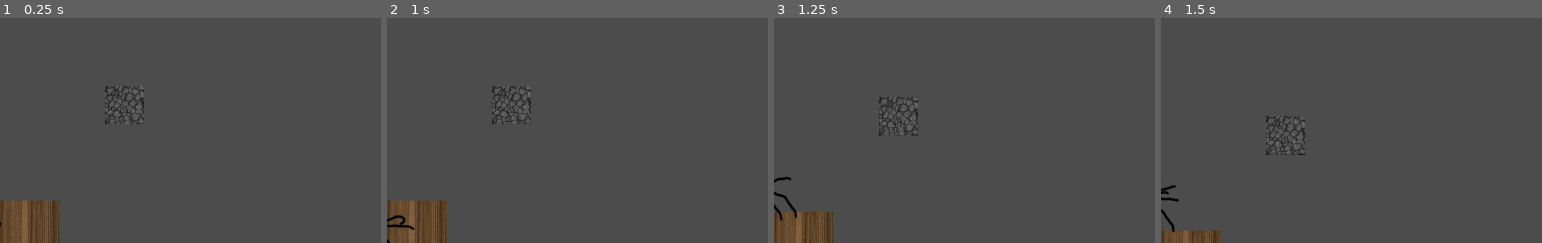
Above: before the commit, frames 1-4 (left to right).
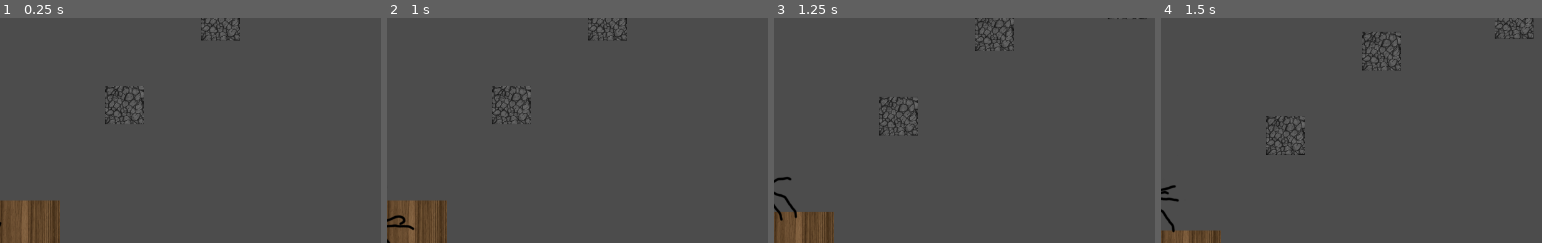
Above: after the commit, the same moments.

Repository: MarmotaGames/aracnotopia
Game: Godot game, scene res://levels/newWebTest/SpidermanTest.tscn
The game is run twice, just before and just after one commit, with the same random seed, the same clock (stepped at 60 frames per second) and the same inputs. This scene is started directly instead of the project's main scene. The engine's default icon, where the game draws it, is replaced by a stand-in: a white triangle on a blue panel in a dark square.
Inputs (mouse positions are % of the whole screen's width and height, from its top left):
- Up to frame 1 (0.25 s): no input
- Up to frame 2 (1 s): tap Enter at 0.5 s; move the mouse to (47, 70) at 0.52 s; press the mouse at (47, 70) at 0.53 s; hold Up (ui_up) from 0.53 s (still down)
- Up to frame 3 (1.25 s): keep holding Up (ui_up)
- Up to frame 4 (1.5 s): keep holding Up (ui_up); move the mouse to (83, 65) at 1.27 s; release the mouse at (83, 65) at 1.28 s; tap Ctrl (attachOrDetachFromArea) at 1.35 s
The pictures show only the part of the screen within x 14-64%, y 0-50%; the shares and areas given below are measured in that part.

The runs differ from the first frame. In frame 1, 0.2% of the frame differs, in the area x 52-63%, y 0-11%; in frame 2, 0.2%; in frame 3, 0.3%; in frame 4, 0.6%, in the area x 52-98%, y 0-24%.

Commit message:
Playing around with the interplay of the web, player and contact area scripts

Diff:
--- a/GodotProject/areas/ContactArea.gd
+++ b/GodotProject/areas/ContactArea.gd
@@ -35,6 +35,18 @@
 			spiderNode.spiderIsLaunchingWeb = false
 			if spiderNode.spiderIsFalling:
 				spiderNode.spiderIsFalling = false
+
+			webNode.stonePinJointNode = stonePinJointNode
+			#webNode.positionSprite("down")
+			var stonePinJointPosition
+			var webPosition2DTop = get_node("../../Web/Sprite/Position2DTop").get_global_position()
+			if webTopInStone(webPosition2DTop):
+				stonePinJointPosition = webPosition2DTop
+			else:
+				stonePinJointPosition = spiderNode.result.position
+
+
+			stonePinJointNode.set_global_position(stonePinJointPosition)
 			stonePinJointNode.set_node_b("../../Web")
 			webPinJointNode.set_node_b("../../Spider")
 
@@ -43,3 +55,11 @@
 
 
 			webNode.set_gravity_scale(5)
+
+func webTopInStone(webPosition2DTop):
+	var stonePosition = get_parent().get_global_position()
+	var halfsize = get_parent().scale.x * 512 / 2
+	if webPosition2DTop.x < stonePosition.x + halfsize and webPosition2DTop.x > stonePosition.x - halfsize and webPosition2DTop.y < stonePosition.y + halfsize and webPosition2DTop.y > stonePosition.y - halfsize:
+		return true
+	else:
+		return false
--- a/GodotProject/levels/newWebTest/SpidermanTest.tscn
+++ b/GodotProject/levels/newWebTest/SpidermanTest.tscn
@@ -82,3 +82,15 @@
 [node name="Stone6" parent="." index="8" instance=ExtResource( 3 )]
 
 position = Vector2( 1539.75, 115.962 )
+
+[node name="Stone7" parent="." index="9" instance=ExtResource( 3 )]
+
+position = Vector2( 528.942, 484.953 )
+
+[node name="Stone8" parent="." index="10" instance=ExtResource( 3 )]
+
+position = Vector2( 740.597, 433.33 )
+
+[node name="Stone9" parent="." index="11" instance=ExtResource( 3 )]
+
+position = Vector2( 983.225, 397.194 )
--- a/GodotProject/player/Player_rigido.gd
+++ b/GodotProject/player/Player_rigido.gd
@@ -155,13 +155,14 @@
 
 					webNode.set_gravity_scale(0)
 
-					target = get_global_mouse_position()
-					var space_state = get_world_2d().direct_space_state
-					result = space_state.intersect_ray(position,target, [self], collision_mask)
+					if not webInit:
+						target = get_global_mouse_position()
+						var space_state = get_world_2d().direct_space_state
+						result = space_state.intersect_ray(position,target, [self], collision_mask)
 					if result and not webInit:
 						pos = result.position
-						stone = result.collider
-						makeWeb(pos,stone)
+						#stone = result.collider
+						#makeWeb(pos,stone)
 						webInit = true
 
 
@@ -209,8 +210,9 @@
 		spiderCollisionNode.set_disabled(false)
 
 func matchWebRotationWhenAttaching():
-	if justAttached:
-		self.rotation_degrees = lastWebRotationDegrees
+	pass
+#	if justAttached:
+#		self.rotation_degrees = lastWebRotationDegrees
 
 func setPhysicsPropertiesWhenAttached():
 	if isAttached():
@@ -267,9 +269,13 @@
 func applyImpulseWhenBeingLaunched():
 	if spiderOnWeb:
 		if dirKeys[2] and abs(self.rotation_degrees) <= maxImpulseAngle:
-			webNode.apply_impulse(webNode.position,Vector2(-swingImpulse,0))
+			webNode.apply_impulse(position,Vector2(-swingImpulse,0))
+			#apply_impulse(position,Vector2(-swingImpulse,0))
 		if dirKeys[3] and abs(self.rotation_degrees) <= maxImpulseAngle:
-			webNode.apply_impulse(webNode.position,Vector2(swingImpulse,0))
+			webNode.apply_impulse(position,Vector2(swingImpulse,0))
+			#apply_impulse(position,Vector2(swingImpulse,0))
+		webNode.stretch("up")
+		webNode.stretch("down")
 
 func repositionSpiderWhenStretchingWeb(state):
 	if spiderOnWeb:
--- a/GodotProject/player/Player_rigido.tscn
+++ b/GodotProject/player/Player_rigido.tscn
@@ -77,6 +77,7 @@
 
 [node name="SpiderFallingArea" type="Area2D" parent="." index="1"]
 
+editor/display_folded = true
 position = Vector2( 0, 26.3761 )
 scale = Vector2( 0.500001, 0.500001 )
 input_pickable = true
@@ -99,6 +100,7 @@
 
 [node name="AnimatedSprite" type="AnimatedSprite" parent="." index="2"]
 
+editor/display_folded = true
 scale = Vector2( 0.3, 0.3 )
 frames = SubResource( 2 )
 animation = "default"
@@ -157,3 +159,8 @@
 wait_time = 0.1
 one_shot = true
 autostart = false
+
+[node name="Spinneret" type="Position2D" parent="." index="5"]
+
+position = Vector2( 0, -54 )
+_sections_unfolded = [ "Transform" ]
--- a/GodotProject/web/Web.gd
+++ b/GodotProject/web/Web.gd
@@ -1,6 +1,7 @@
 extends RigidBody2D
 
 onready var spiderNode = get_node("../Spider")
+onready var spinneretNode = get_node("../Spider/Spinneret")
 onready var stonePinJointNode = null
 
 onready var spriteScale = $Sprite.get_scale()
@@ -27,8 +28,9 @@
 		spriteScale.y -= stretchSpeed
 	elif direction == "launch" and spriteScale.y < launchLimit:
 		spriteScale.y += webLaunchSpeed
-	elif spriteScale.y > launchLimit:
+	elif spriteScale.y > launchLimit: #atirou e não attachou em nada
 		if spiderNode.spiderIsLaunchingWeb:
+			# desinstanciar a teia
 			spiderNode.spiderIsLaunchingWeb = false
 			spiderNode.spiderOnWeb = false
 			spiderNode.failedLaunch = true
@@ -46,13 +48,14 @@
 
 	positionSprite(direction)
 
-	$PinJoint2D.set_global_position(bottomPosition)
+	#$PinJoint2D.set_global_position(bottomPosition)
 
 func positionSprite(direction):
-	if spiderNode.spiderIsLaunchingWeb:
-		if spriteScale.y > launchLimit:
-			return
+#	if spiderNode.spiderIsLaunchingWeb:
+#		if spriteScale.y > launchLimit:
+#			return
 
+	"""
 	var spiderPosition = spiderNode.get_global_position()
 	var spritePosition = $Sprite.get_global_position()
 
@@ -74,6 +77,23 @@
 	$Sprite.set_global_position(spritePosition)
 	$CollisionShape2D.set_global_position(spritePosition)
 	$Polygon2D.set_global_position(spritePosition)
+	"""
+	var offset
+	if direction == "launch":
+		offset = spiderNode.position - $Sprite/Position2DBottom.get_global_position()
+
+	if direction == "down" or direction == "up":
+		offset = stonePinJointNode.get_global_position() - $Sprite/Position2DTop.get_global_position()
+
+	var spritePosition = $Sprite.get_global_position()
+	spritePosition += offset
+	$Sprite.set_global_position(spritePosition)
+	$CollisionShape2D.set_global_position(spritePosition)
+	$Polygon2D.set_global_position(spritePosition)
+
+	if not direction == "launch":
+		$PinJoint2D.set_global_position(spiderNode.position)
+
 
 func processStrechInput():
 	if spiderNode.spiderOnWeb:
--- a/GodotProject/web/Web.tscn
+++ b/GodotProject/web/Web.tscn
@@ -1,7 +1,9 @@
-[gd_scene load_steps=5 format=2]
+[gd_scene load_steps=7 format=2]
 
 [ext_resource path="res://web/Web.gd" type="Script" id=1]
 [ext_resource path="res://assets/web/newWeb.png" type="Texture" id=2]
+[ext_resource path="res://assets/web/Ball.png" type="Texture" id=3]
+[ext_resource path="res://icon.png" type="Texture" id=4]
 
 [sub_resource type="RectangleShape2D" id=1]
 
@@ -38,7 +40,6 @@
 
 [node name="Sprite" type="Sprite" parent="." index="0"]
 
-editor/display_folded = true
 position = Vector2( 4.76837e-07, 0 )
 scale = Vector2( 0.3, 0.05 )
 texture = ExtResource( 2 )
@@ -50,12 +51,7 @@
 scale = Vector2( 1, 1.25 )
 _sections_unfolded = [ "Transform" ]
 
-[node name="Position2DBottom" type="Position2D" parent="Sprite" index="1"]
-
-position = Vector2( 0, 116.5 )
-_sections_unfolded = [ "Transform" ]
-
-[node name="WebArea" type="Area2D" parent="Sprite" index="2"]
+[node name="WebArea" type="Area2D" parent="Sprite" index="1"]
 
 scale = Vector2( 3, 2 )
 input_pickable = true
@@ -73,6 +69,15 @@
 shape = SubResource( 1 )
 _sections_unfolded = [ "Transform" ]
 
+[node name="Position2DBottom" type="Position2D" parent="Sprite" index="2"]
+
+position = Vector2( 0, 116.5 )
+_sections_unfolded = [ "Transform" ]
+
+[node name="Sprite" type="Sprite" parent="Sprite/Position2DBottom" index="0"]
+
+texture = ExtResource( 3 )
+
 [node name="CollisionShape2D" type="CollisionShape2D" parent="." index="1"]
 
 scale = Vector2( 0.3, 0.05 )
@@ -81,6 +86,7 @@
 
 [node name="PinJoint2D" type="PinJoint2D" parent="." index="2"]
 
+editor/display_folded = true
 position = Vector2( 0, 5 )
 scale = Vector2( 0.2, 0.2 )
 node_a = NodePath("..")
@@ -88,6 +94,11 @@
 bias = 0.9
 disable_collision = true
 softness = 0.0
+_sections_unfolded = [ "Transform" ]
+
+[node name="Sprite" type="Sprite" parent="PinJoint2D" index="0"]
+
+texture = ExtResource( 4 )
 _sections_unfolded = [ "Transform" ]
 
 [node name="Polygon2D" type="Polygon2D" parent="." index="3"]
